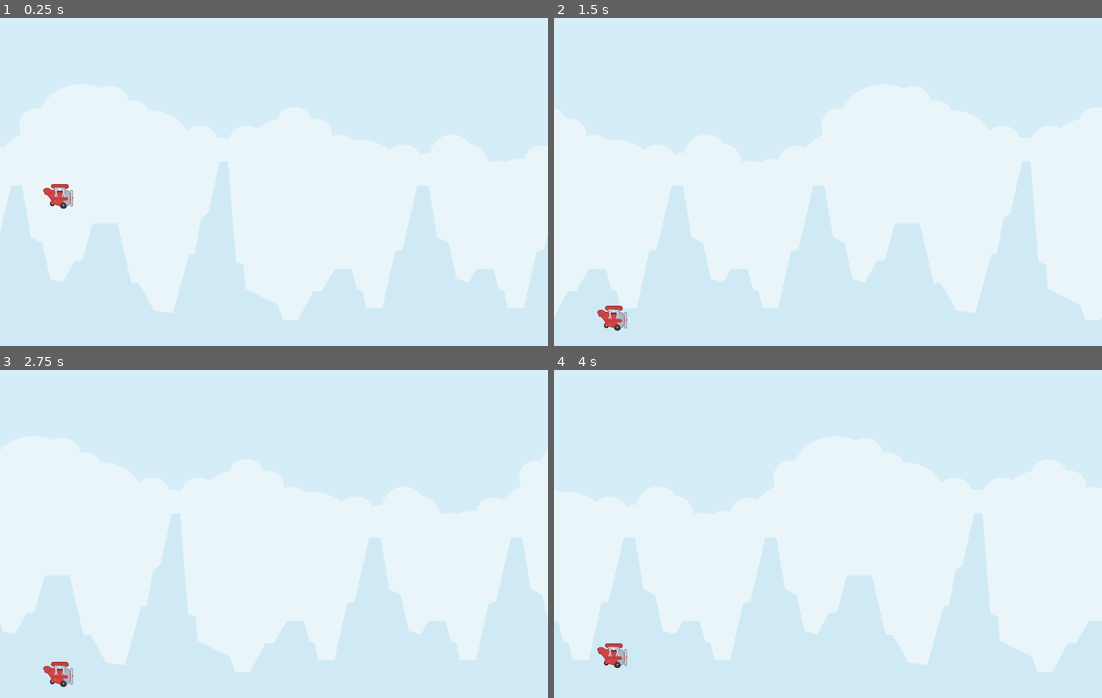
Above: before the commit, frames 1-4 (two rows, left to right).
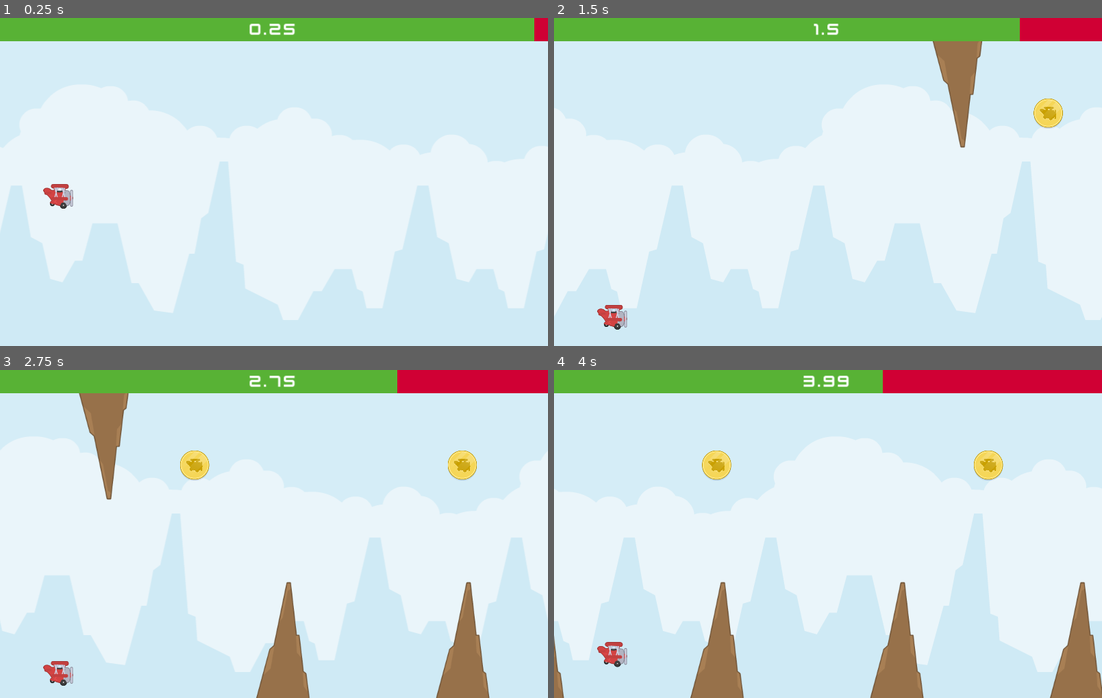
Above: after the commit, the same moments.

Repository: RossbachD/flappy_plane
Game: Godot game, scene res://Main.tscn
Two runs of this game, one before a commit and one after it. Both use one fixed random seed, a clock stepped at 60 frames per second and the inputs below. The project has no main scene, so this scene is started directly.
Inputs (mouse positions are in pixels of both pictures, inside the frame that each line leads up to):
- Up to frame 1 (0.25 s): no input
- Up to frame 2 (1.5 s): move the mouse to (948, 165) at 0.52 s; click (948, 165) at 0.6 s; move the mouse to (718, 198) at 1.27 s; click (718, 198) at 1.35 s
- Up to frame 3 (2.75 s): move the mouse to (328, 461) at 2.02 s; click (328, 461) at 2.1 s
- Up to frame 4 (4 s): move the mouse to (800, 599) at 2.77 s; click (800, 599) at 2.85 s; move the mouse to (992, 583) at 3.52 s; click (992, 583) at 3.6 s

The runs differ from the first frame. In frame 1, 7.1% of the frame differs, in the area x 0-100%, y 0-8%; in frame 2, 9.1%; in frame 3, 13%; in frame 4, 14%, in the area x 0-100%, y 0-100%.

Commit message:
next part done
coins added
obstacles added
hp bar added

Diff:
--- /dev/null
+++ b/Coin.tscn
@@ -0,0 +1,16 @@
+[gd_scene load_steps=3 format=3 uid="uid://d0qmk5rn83h58"]
+
+[ext_resource type="Texture2D" uid="uid://bunti0tky1it5" path="res://Assets-TappyPlane/Coin.png" id="1_pjvs6"]
+
+[sub_resource type="CircleShape2D" id="CircleShape2D_p8nf3"]
+radius = 56.3205
+
+[node name="Coin" type="Area2D" groups=["Dynamic_Object"]]
+scale = Vector2(0.75, 0.75)
+
+[node name="Sprite2D" type="Sprite2D" parent="."]
+texture = ExtResource("1_pjvs6")
+
+[node name="CollisionShape2D" type="CollisionShape2D" parent="."]
+position = Vector2(0, -2)
+shape = SubResource("CircleShape2D_p8nf3")
--- a/Main.tscn
+++ b/Main.tscn
@@ -1,19 +1,38 @@
-[gd_scene load_steps=8 format=3 uid="uid://b85st4vdsjh2o"]
+[gd_scene load_steps=13 format=3 uid="uid://b85st4vdsjh2o"]
 
 [ext_resource type="Texture2D" uid="uid://c21gopu53bbfn" path="res://Assets-TappyPlane/Background.png" id="1_cl6rx"]
 [ext_resource type="Script" path="res://main.gd" id="1_khdw4"]
 [ext_resource type="Script" path="res://background.gd" id="1_mjm6q"]
+[ext_resource type="PackedScene" uid="uid://d0qmk5rn83h58" path="res://Coin.tscn" id="3_oulwk"]
 [ext_resource type="Texture2D" uid="uid://bmb5an1j8oqut" path="res://Assets-TappyPlane/Player.png" id="4_5q1as"]
 [ext_resource type="Script" path="res://player.gd" id="4_6l3m2"]
+[ext_resource type="FontFile" uid="uid://u2er5rk8jeg" path="res://Assets-TappyPlane/kenvector_future.ttf" id="6_cb86u"]
+[ext_resource type="PackedScene" uid="uid://undxw2slw8k2" path="res://obstacle.tscn" id="7_q38ju"]
 
-[sub_resource type="RectangleShape2D" id="RectangleShape2D_k5ic5"]
-size = Vector2(67.75, 71.75)
+[sub_resource type="CircleShape2D" id="CircleShape2D_tkkhe"]
+radius = 39.1827
 
 [sub_resource type="RectangleShape2D" id="RectangleShape2D_l2evu"]
 size = Vector2(1600, 20)
 
+[sub_resource type="StyleBoxFlat" id="StyleBoxFlat_euexl"]
+bg_color = Color(0.81422, 0, 0.203867, 1)
+
+[sub_resource type="StyleBoxFlat" id="StyleBoxFlat_njngy"]
+bg_color = Color(0.34428, 0.698605, 0.206918, 1)
+
 [node name="Main" type="Node"]
 script = ExtResource("1_khdw4")
+obstacle = ExtResource("7_q38ju")
+coin = ExtResource("3_oulwk")
+
+[node name="Spawn_timer" type="Timer" parent="."]
+wait_time = 0.75
+autostart = true
+
+[node name="coin_timer" type="Timer" parent="."]
+wait_time = 1.125
+autostart = true
 
 [node name="Background" type="Node2D" parent="." groups=["Dynamic_Object"]]
 position = Vector2(0, 480)
@@ -40,13 +59,13 @@
 texture = ExtResource("4_5q1as")
 
 [node name="CollisionShape2D" type="CollisionShape2D" parent="Player"]
-position = Vector2(7.875, -2.875)
-shape = SubResource("RectangleShape2D_k5ic5")
+position = Vector2(4, -3)
+shape = SubResource("CircleShape2D_tkkhe")
 
 [node name="walls" type="Node" parent="."]
 
 [node name="StaticBody2D" type="StaticBody2D" parent="walls"]
-position = Vector2(799, 0)
+position = Vector2(800, 75)
 
 [node name="CollisionShape2D" type="CollisionShape2D" parent="walls/StaticBody2D"]
 position = Vector2(0, -10)
@@ -58,3 +77,39 @@
 [node name="CollisionShape2D" type="CollisionShape2D" parent="walls/StaticBody2D2"]
 position = Vector2(0, -10)
 shape = SubResource("RectangleShape2D_l2evu")
+
+[node name="UI" type="Control" parent="."]
+z_index = 5
+layout_mode = 3
+anchors_preset = 15
+anchor_right = 1.0
+anchor_bottom = 1.0
+grow_horizontal = 2
+grow_vertical = 2
+
+[node name="HealthBar" type="ProgressBar" parent="UI"]
+layout_mode = 1
+anchors_preset = 10
+anchor_right = 1.0
+offset_bottom = 68.0
+grow_horizontal = 2
+theme_override_styles/background = SubResource("StyleBoxFlat_euexl")
+theme_override_styles/fill = SubResource("StyleBoxFlat_njngy")
+value = 100.0
+show_percentage = false
+
+[node name="Score" type="Label" parent="UI/HealthBar"]
+layout_mode = 1
+anchors_preset = 15
+anchor_right = 1.0
+anchor_bottom = 1.0
+grow_horizontal = 2
+grow_vertical = 2
+theme_override_fonts/font = ExtResource("6_cb86u")
+theme_override_font_sizes/font_size = 50
+text = "0"
+horizontal_alignment = 1
+vertical_alignment = 1
+
+[connection signal="timeout" from="Spawn_timer" to="." method="_on_spawn_timer_timeout"]
+[connection signal="timeout" from="coin_timer" to="." method="_on_coin_timer_timeout"]
--- a/main.gd
+++ b/main.gd
@@ -1,7 +1,48 @@
 extends Node
 
+@export var obstacle : PackedScene
+@export var coin : PackedScene
+
 var dynamic_objects_speed: int = 700
+var player_health : float = 100
+var health_decrease_speed : int = 10
+var score : float
+
+var obstacle_spawn_x : int = 1700
+var coin_spawn_x : int = 1700
+
 
 func _process(_delta: float) -> void:
 	for dynamic_object in get_tree().get_nodes_in_group("Dynamic_Object"):
 		dynamic_object.position.x -= _delta * dynamic_objects_speed
+
+	if player_health > 0:
+		player_health-= _delta * health_decrease_speed
+		$UI/HealthBar.value = player_health
+
+	score += _delta
+	var formatted_score = str(score)
+	var decimal_index = formatted_score.find(".")
+	formatted_score = formatted_score.left(decimal_index+3)
+	$UI/HealthBar/Score.text = formatted_score
+
+
+
+func _on_spawn_timer_timeout() -> void:
+	var random : int = randi() % 2
+	var obstacle_instance : Area2D = obstacle.instantiate()
+	add_child(obstacle_instance)
+	obstacle_instance.position.x = obstacle_spawn_x
+	if random == 0:
+		obstacle_instance.position.y = 200
+	elif random == 1:
+		obstacle_instance.position.y = 800
+		obstacle_instance.scale.y *= -1
+
+
+func _on_coin_timer_timeout() -> void:
+	var random : int = randi() % 3
+	var coin_instance : Area2D = coin.instantiate()
+	add_child(coin_instance)
+	coin_instance.position.x = coin_spawn_x
+	coin_instance.position.y = 280 + random * 200
--- /dev/null
+++ b/obstacle.tscn
@@ -0,0 +1,13 @@
+[gd_scene load_steps=2 format=3 uid="uid://undxw2slw8k2"]
+
+[ext_resource type="Texture2D" uid="uid://c47gd0bhmobg4" path="res://Assets-TappyPlane/Obstacle.png" id="1_a6lgr"]
+
+[node name="obstacle" type="Area2D" groups=["Dynamic_Object"]]
+scale = Vector2(1.5, 1.5)
+
+[node name="Sprite2D" type="Sprite2D" parent="."]
+texture = ExtResource("1_a6lgr")
+
+[node name="CollisionPolygon2D" type="CollisionPolygon2D" parent="."]
+position = Vector2(1, -59)
+polygon = PackedVector2Array(-55, -59, 50, -60, 11, 184)
